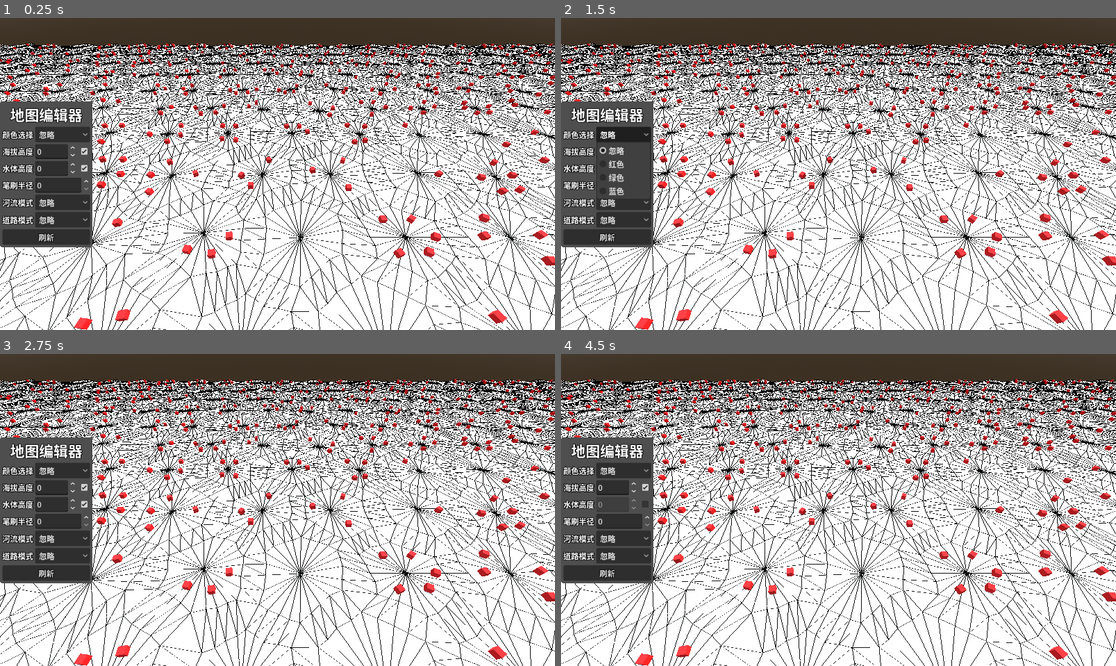
Above: before the commit, frames 1-4 (two rows, left to right).
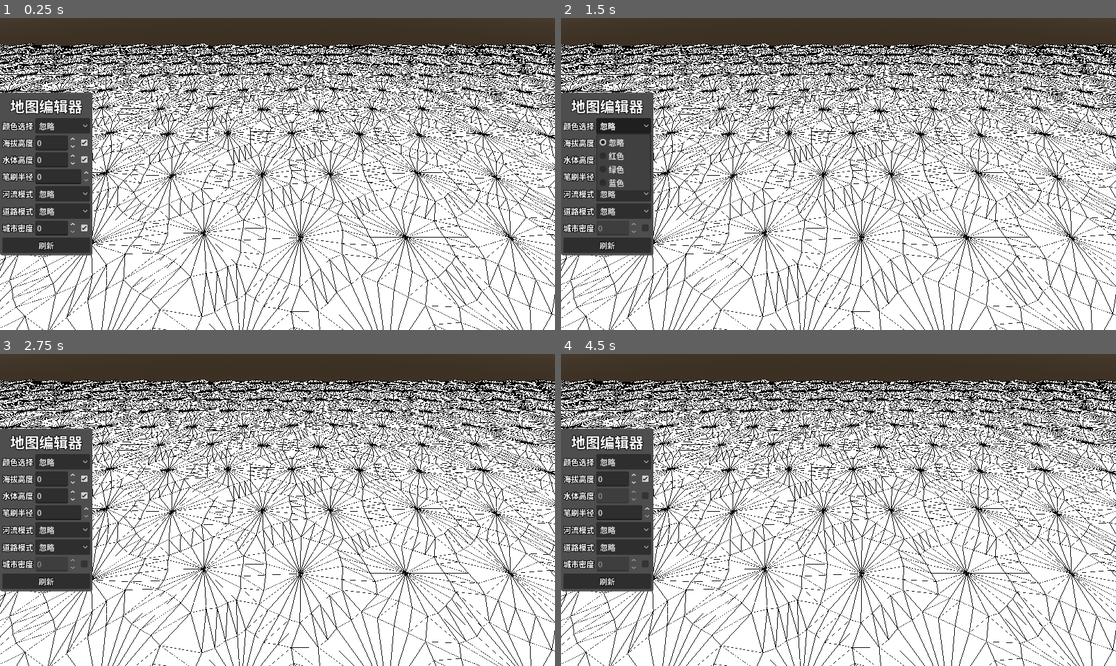
Above: after the commit, the same moments.

Repository: LiGameAcademy/godot_hex_map
Game: Godot game, scene res://scenes/main.tscn
Two runs of this game, one before a commit and one after it. Both use one fixed random seed, a clock stepped at 60 frames per second and the inputs below.
Inputs (mouse positions are in pixels of both pictures, inside the frame that each line leads up to; where the layout moved, square brackets give the same spot in the first picture):
- Up to frame 1 (0.25 s): no input
- Up to frame 2 (1.5 s): click (644, 227) at 0.52 s; click "忽略" at 1.25 s
- Up to frame 3 (2.75 s): click (83, 478) [83, 488] at 2 s
- Up to frame 4 (4.5 s): click (644, 494) [644, 503] at 2.75 s; click "忽略" at 3.5 s; click "忽略" at 4.25 s

The runs differ from the first frame. In frame 1, 8.0% of the frame differs, in the area x 0-100%, y 8-100%; in frame 2, 8.1%; in frame 3, 8.1%; in frame 4, 8.1%.

Commit message:
35-地形特征：城镇等级与编辑器笔刷

Diff:
--- a/prefabs/hex_grid_chunk.gd
+++ b/prefabs/hex_grid_chunk.gd
@@ -111,7 +111,7 @@
 
 	if not cell.is_underwater and not cell.has_road_through_edge(direction):
 		var feature_pos : Vector3 = (center + edge[0] + edge[-1]) / 3.0
-		_feature_manager.add_feature(feature_pos)
+		_feature_manager.add_feature(cell, feature_pos)
 
 #region 地形相关
 func _triangulate_connection(cell: HexCell, dir_index: HexCell.HexDirection, edge: PackedVector3Array) -> void:
@@ -359,7 +359,7 @@
 
 	if not cell.is_underwater and not cell.has_road_through_edge(direction):
 		var feature_pos: Vector3 = (center + edge[0] + edge[-1]) / 3.0
-		_feature_manager.add_feature(feature_pos)
+		_feature_manager.add_feature(cell, feature_pos)
 
 func _triangulate_river_quad(vertices: PackedVector3Array, y1: float, y2: float, v_anchor: float, reversed: bool = false) -> void:
 	var vs: PackedVector3Array = vertices.duplicate()
--- a/scripts/hex_cell.gd
+++ b/scripts/hex_cell.gd
@@ -68,6 +68,13 @@
 	get:
 		return water_level > elevation
 
+var urban_level: int = 0 :
+	set(value):
+		if urban_level == value:
+			return
+		urban_level = value
+		refresh()
+
 var chunk : HexGridChunk
 
 #region 邻居海拔
--- a/scripts/hex_feature_manager.gd
+++ b/scripts/hex_feature_manager.gd
@@ -14,12 +14,12 @@
 func apply() -> void:
 	pass
 
-func add_feature(pos: Vector3) -> void:
+func add_feature(cell : HexCell, pos: Vector3) -> void:
 	if not is_instance_valid(feature_prefab) or not is_instance_valid(_container):
 		push_error("Feature prefab or container is not set")
 		return
 	var hex_hash : HexHash = HexMetrics.sample_hash_grid(pos)
-	if hex_hash.a >= 0.5:
+	if hex_hash.a >= cell.urban_level * 0.25:
 		return
 	var instance: Node3D = feature_prefab.instantiate()
 	_container.add_child(instance)
--- a/scripts/hex_map_editor.gd
+++ b/scripts/hex_map_editor.gd
@@ -26,6 +26,10 @@
 @export var road_mode: RoadMode = RoadMode.IGNORE
 @export var active_water_level := 0
 @export var disable_water_level : bool = false
+## 城镇密度等级（0～3，与 HexCell.urban_level 一致）
+@export var active_urban_level: int = 0
+## 为 true 时，笔刷点击会写入格子的城镇等级
+@export var apply_urban_level: bool = true
 
 var _previous_cell: HexCell = null
 var _is_drag: bool = false
@@ -40,6 +44,8 @@
 signal road_mode_changed(mode: RoadMode)
 signal water_level_changed(water_level: int)
 signal water_disable_chanegd()
+signal active_urban_level_changed(level: int)
+signal apply_urban_level_changed(enabled: bool)
 
 func _unhandled_input(event: InputEvent) -> void:
 	if not is_instance_valid(hex_grid):
@@ -128,6 +134,19 @@
 	disable_water_level = disable
 	water_disable_chanegd.emit()
 
+func set_active_urban_level(level: int) -> void:
+	level = clampi(level, 0, 3)
+	if active_urban_level == level:
+		return
+	active_urban_level = level
+	active_urban_level_changed.emit(level)
+
+func set_apply_urban_level(enabled: bool) -> void:
+	if apply_urban_level == enabled:
+		return
+	apply_urban_level = enabled
+	apply_urban_level_changed.emit(enabled)
+
 func refresh() -> void:
 	hex_grid.refresh()
 
@@ -215,6 +234,8 @@
 		cell.elevation = active_elevation
 	if not disable_water_level:
 		cell.water_level = active_water_level
+	if apply_urban_level:
+		cell.urban_level = active_urban_level
 
 func _validate_drag(current_cell: HexCell) -> void:
 	_is_drag = false
--- a/ui/hex_map_editor_panel.gd
+++ b/ui/hex_map_editor_panel.gd
@@ -9,6 +9,8 @@
 @onready var refresh_button: Button = %RefreshButton
 @onready var spin_box_water: SpinBox = %SpinBoxWater
 @onready var check_box_water: CheckBox = %CheckBoxWater
+@onready var spin_box_urban_level: SpinBox = %SpinBoxUrbanLevel
+@onready var check_box_urban_level: CheckBox = %CheckBoxUrbanLevel
 
 ## 表现层：负责 UI 展示与交互输入，依赖 HexMapEditor 逻辑层的 API / signal
 @export var editor: HexMapEditor
@@ -38,6 +40,9 @@
 	option_button_river.select(int(editor.river_mode))
 	option_button_road.select(int(editor.road_mode))
 	_syncing_mode_ui = false
+
+	spin_box_urban_level.value = editor.active_urban_level
+	check_box_urban_level.button_pressed = editor.apply_urban_level
 
 	editor.river_mode_changed.connect(_on_editor_river_mode_changed)
 	editor.road_mode_changed.connect(_on_editor_road_mode_changed)
@@ -85,6 +90,15 @@
 			#editor.road_mode = index as HexMapEditor.RoadMode
 			editor.set_road_mode(index as HexMapEditor.RoadMode)
 	)
+	spin_box_urban_level.value_changed.connect(
+		func(value: float) -> void:
+			editor.set_active_urban_level(int(value))
+	)
+	check_box_urban_level.toggled.connect(
+		func(toggled_on: bool) -> void:
+			editor.set_apply_urban_level(toggled_on)
+			spin_box_urban_level.editable = toggled_on
+	)
 	refresh_button.pressed.connect(
 		func() -> void:
 			editor.refresh()
--- a/ui/hex_map_editor_panel.tscn
+++ b/ui/hex_map_editor_panel.tscn
@@ -186,6 +186,28 @@
 popup/item_2/text = "移除"
 popup/item_2/id = 2
 
+[node name="MarginContainer7" type="MarginContainer" parent="MarginContainer/VBoxContainer" unique_id=2064686515]
+layout_mode = 2
+
+[node name="HBoxContainer" type="HBoxContainer" parent="MarginContainer/VBoxContainer/MarginContainer7" unique_id=202558313]
+layout_mode = 2
+
+[node name="Label" type="Label" parent="MarginContainer/VBoxContainer/MarginContainer7/HBoxContainer" unique_id=872318193]
+layout_mode = 2
+theme_override_colors/font_outline_color = Color(0, 0, 0, 1)
+theme_override_constants/outline_size = 5
+text = "城市密度"
+
+[node name="SpinBoxUrbanLevel" type="SpinBox" parent="MarginContainer/VBoxContainer/MarginContainer7/HBoxContainer" unique_id=74003868]
+unique_name_in_owner = true
+layout_mode = 2
+max_value = 3.0
+
+[node name="CheckBoxUrbanLevel" type="CheckBox" parent="MarginContainer/VBoxContainer/MarginContainer7/HBoxContainer" unique_id=634533213]
+unique_name_in_owner = true
+layout_mode = 2
+button_pressed = true
+
 [node name="RefreshButton" type="Button" parent="MarginContainer/VBoxContainer" unique_id=1925217280]
 unique_name_in_owner = true
 layout_mode = 2
